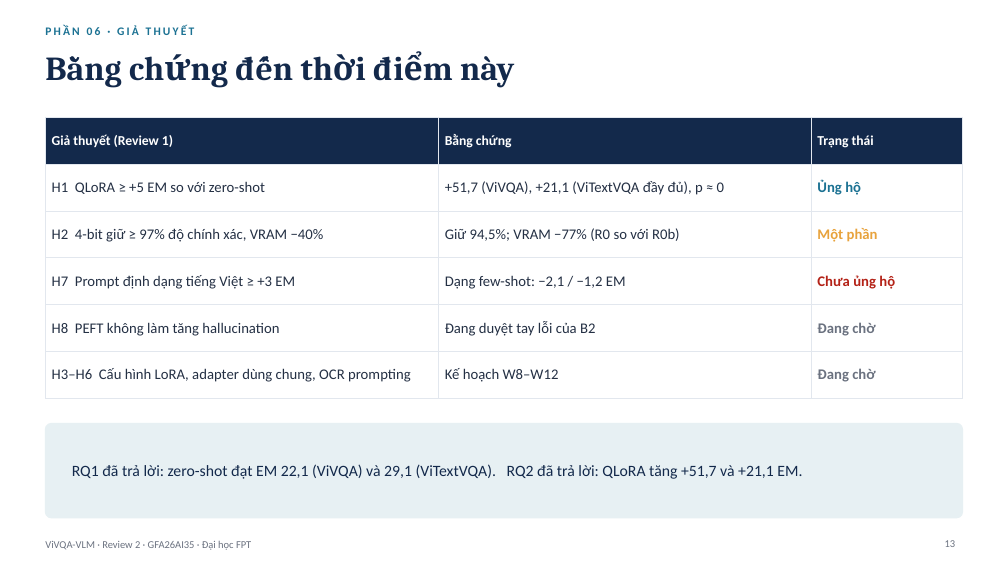
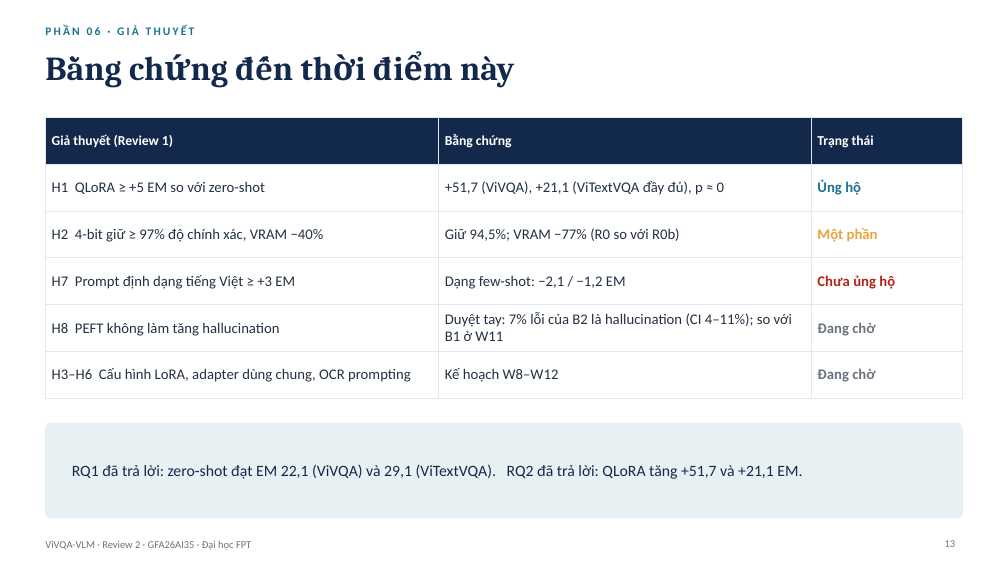
Before and after one commit to PLHGNAOH/ViVQA-VLM, a slide deck: slide 13 of docs/W07/ViVQA-VLM_Review2_TV.pptx. Drawn at 1008x567 pixels with LibreOffice and Linux fonts; fonts in the diff are those of the drawing. Boxes give left, top, right and bottom in pixels: in the first picture for what was removed or moved away, otherwise in the second. Text is boxed around its words. In the diff, an @@ line names an element or a change of style, - is before the commit and + after.

```diff
--- a/docs/W07/ViVQA-VLM_Review2_TV.pptx
+++ b/docs/W07/ViVQA-VLM_Review2_TV.pptx
@@ table at (45, 117, 963, 386) @@
-row 5, column 2: Đang duyệt tay lỗi của B2
+row 5, column 2: Duyệt tay: 7% lỗi của B2 là hallucination (CI 4–11%); so với B1 ở W11
```
Also in this commit, not shown: 1 other slide changed, 11 other files.
